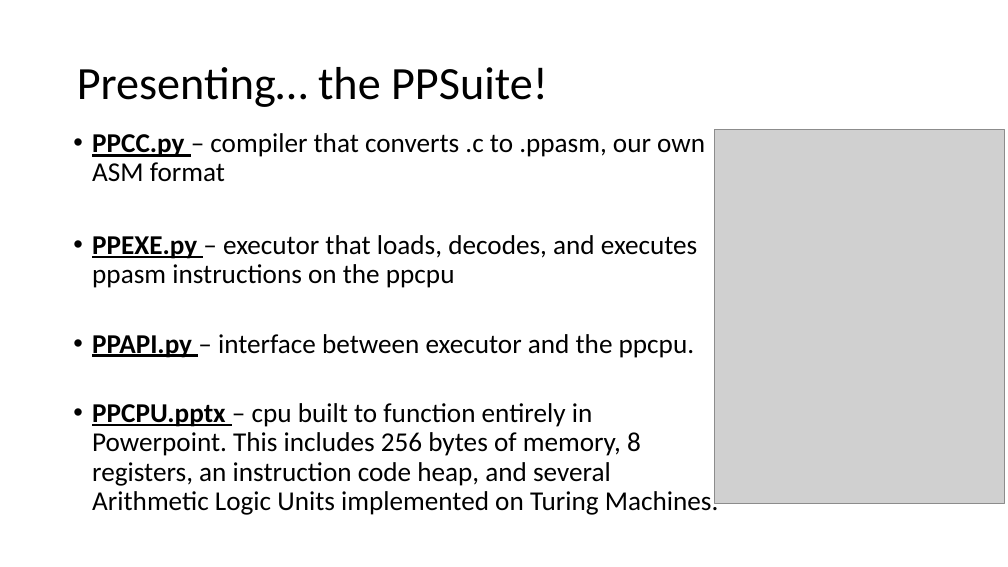
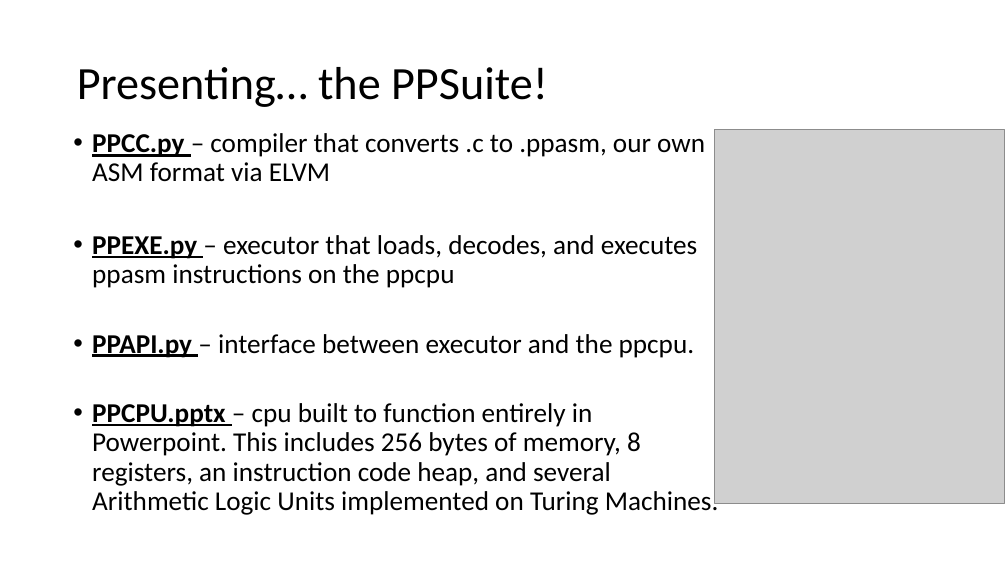
Before and after one commit to cdchoy/ppcc, a slide deck: slide 5 of presentation.pptx. Drawn at 1008x567 pixels with LibreOffice and Linux fonts; fonts in the diff are those of the drawing; grey boxes stand for pictures. Boxes give left, top, right and bottom in pixels: in the first picture for what was removed or moved away, otherwise in the second. Text is boxed around its words. In the diff, an @@ line names an element or a change of style, - is before the commit and + after.

```diff
--- a/presentation.pptx
+++ b/presentation.pptx
@@ text at (92, 133, 705, 182): text changed @@
-• PPCC.py – compiler that converts .c to .ppasm, our own ASM format
+• PPCC.py – compiler that converts .c to .ppasm, our own ASM format via ELVM
```
Also in this commit, not shown: 4 other slides changed, 4 slides added, 1 slide removed.
